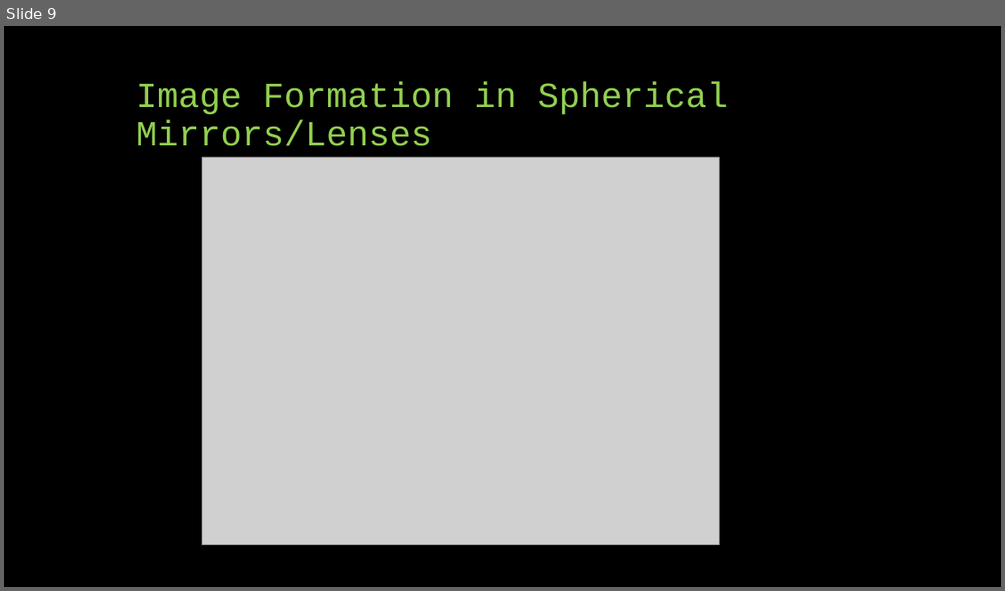
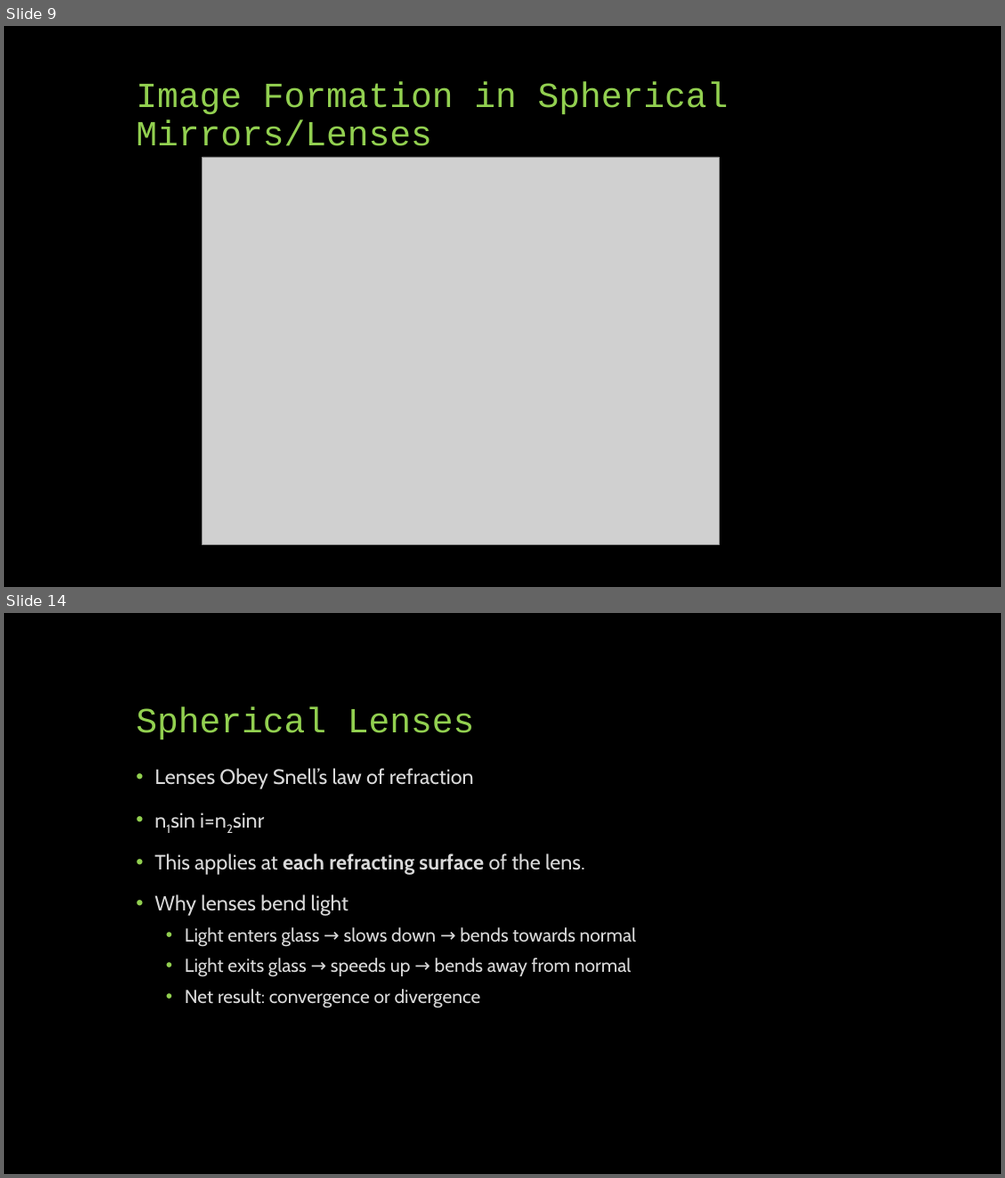
Before and after one commit to SreejithRajan-Lab/Computer-Vision, a slide deck: Presentations/Computer Vision – Module 1.pptx. Shown one above the other, each under a label of ours: slide 9 before the commit, slides 9 and 14 after it; the slides between them are not shown. The pictures are 1005x591 and 1005x1178 pixels, drawn with LibreOffice and Linux fonts; fonts in the diff are those of the drawing; grey boxes stand for pictures. Boxes give left, top, right and bottom in pixels: in the first picture for what was removed or moved away, otherwise in the second. Text is boxed around its words. In the diff, an @@ line names an element or a change of style, - is before the commit and + after.

```diff
--- a/Presentations/Computer Vision – Module 1.pptx
+++ b/Presentations/Computer Vision – Module 1.pptx
@@ slide 14 added at box(4, 613, 1001, 1174), background #000000 @@
@@ title added at box(136, 706, 475, 740), 34 pt, text #92D050 @@
+Spherical Lenses
@@ text added at box(154, 768, 636, 1008), 18 pt, text #D9D9D9 @@
+• Lenses Obey Snell’s law of refraction
+• n1sin i=n2sinr
+• This applies at each refracting surface of the lens.
+• Why lenses bend light
+  • Light enters glass → slows down → bends towards normal
+  • Light exits glass → speeds up → bends away from normal
+  • Net result: convergence or divergence
```
Also in this commit, not shown: 8 other slides added.
